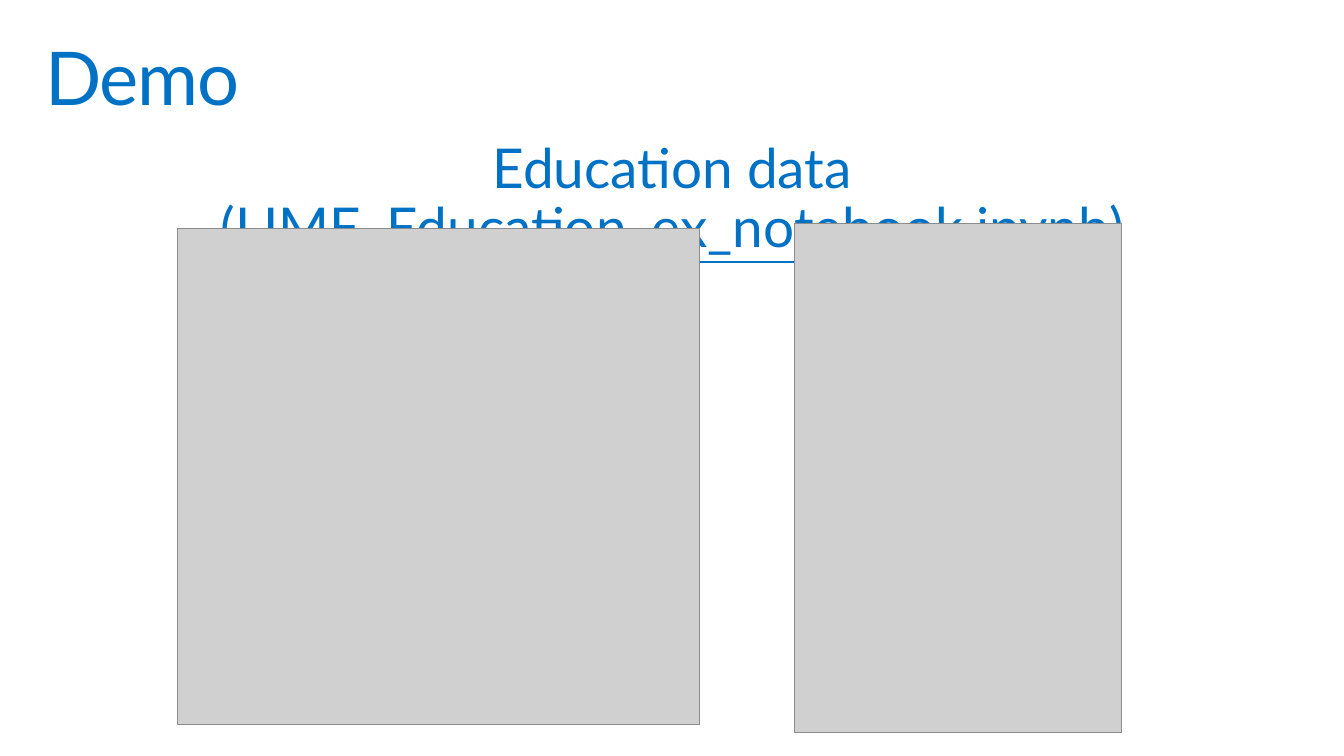
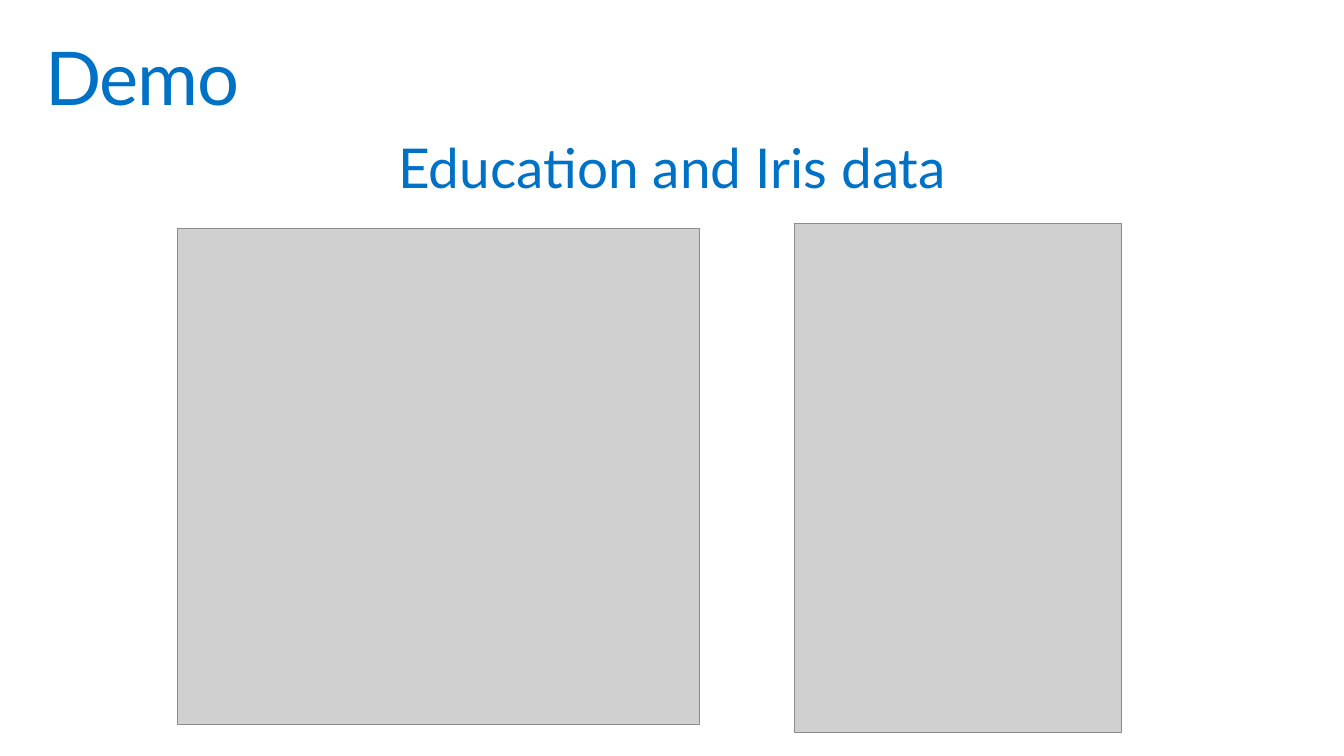
Before and after one commit to PKing70/LIMEaid, a slide deck: slide 8 of docs/LIMEaid_Final.pptx. Drawn at 1344x756 pixels with LibreOffice and Linux fonts; fonts in the diff are those of the drawing; grey boxes stand for pictures; background and template pictures are left out. Boxes give left, top, right and bottom in pixels: in the first picture for what was removed or moved away, otherwise in the second. Text is boxed around its words. In the diff, an @@ line names an element or a change of style, - is before the commit and + after.

```diff
--- a/docs/LIMEaid_Final.pptx
+++ b/docs/LIMEaid_Final.pptx
@@ text at <box>398,147,946,189</box>: text changed @@
-Education data (LIME_Education_ex_notebook.ipynb)
+Education and Iris data
```
Also in this commit, not shown: 7 other slides changed, 4 other files.
